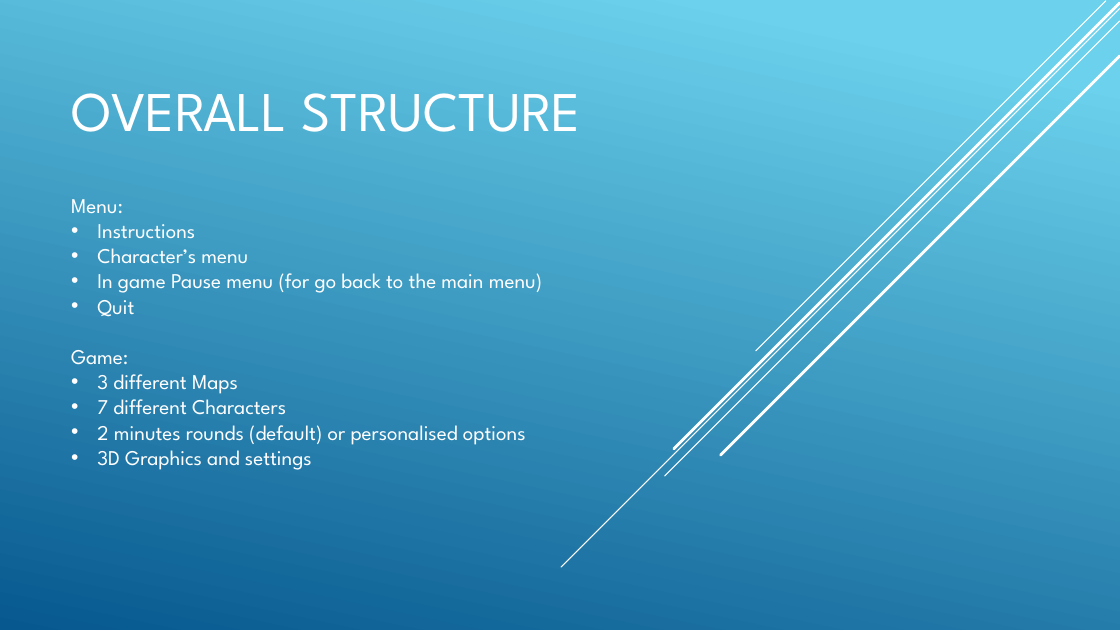
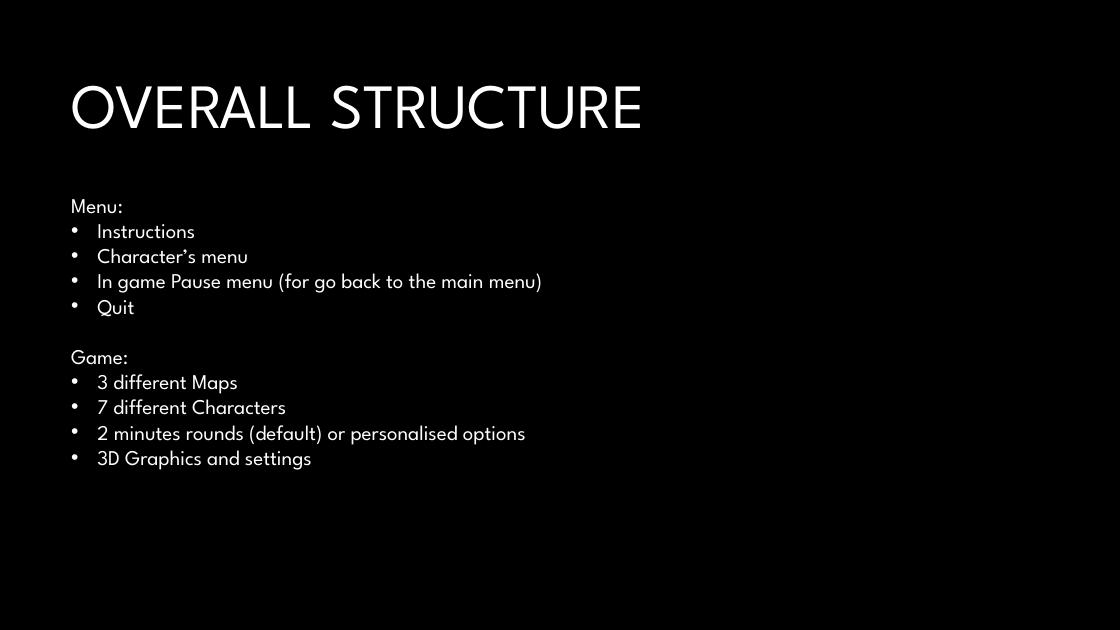
Before and after one commit to kakol20/HFG, a slide deck: slide 3 of Portfolio Project.pptx. Drawn at 1120x630 pixels with LibreOffice and Linux fonts; fonts in the diff are those of the drawing; background and template pictures are left out. Boxes give left, top, right and bottom in pixels: in the first picture for what was removed or moved away, otherwise in the second. Text is boxed around its words. In the diff, an @@ line names an element or a change of style, - is before the commit and + after.

```diff
--- a/Portfolio Project.pptx
+++ b/Portfolio Project.pptx
@@ background gradient #6ED2EB to #06588E to #000000 @@
@@ line removed from (1120, 8) to (561, 567) @@
@@ line removed from (1120, 21) to (665, 476) @@
@@ line removed from (1120, 3) to (674, 449) @@
@@ line removed from (1106, 1) to (756, 351) @@
@@ line removed from (1120, 56) to (721, 455) @@
@@ title "OVERALL STRUCTURE" at (71,85,645,129): size 48 to 54 pt; line spacing 1 to 0.9 @@
```
Also in this commit, not shown: 6 other slides changed, 1 slide added.
